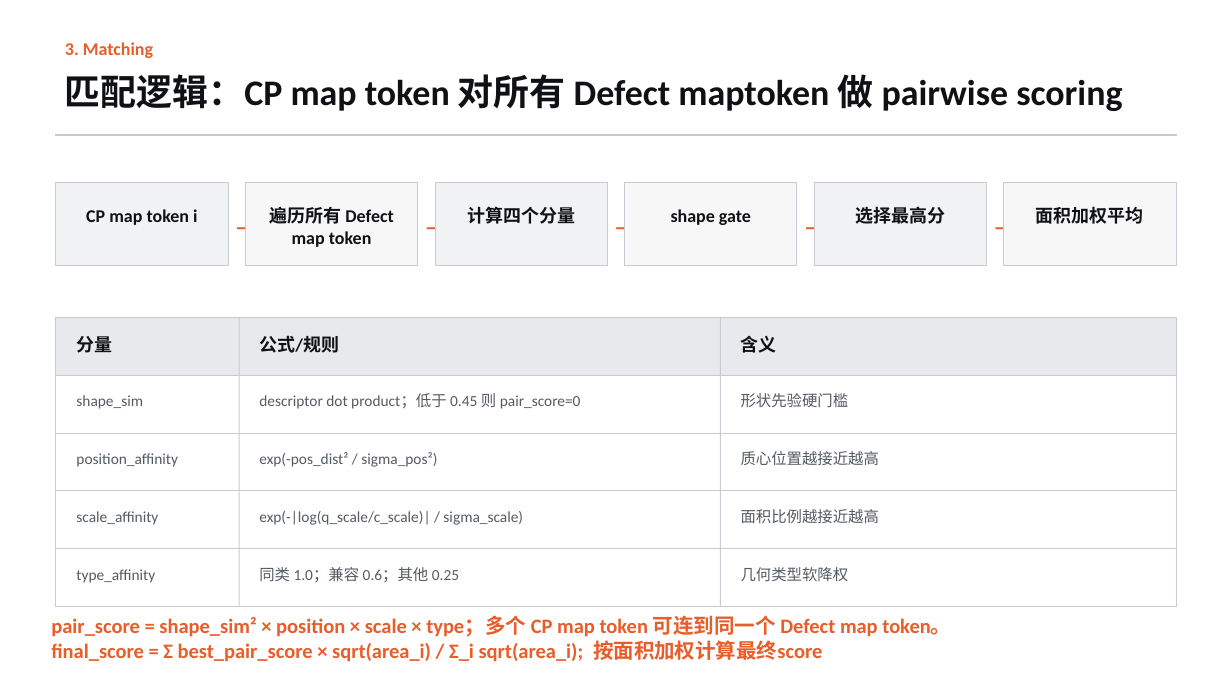
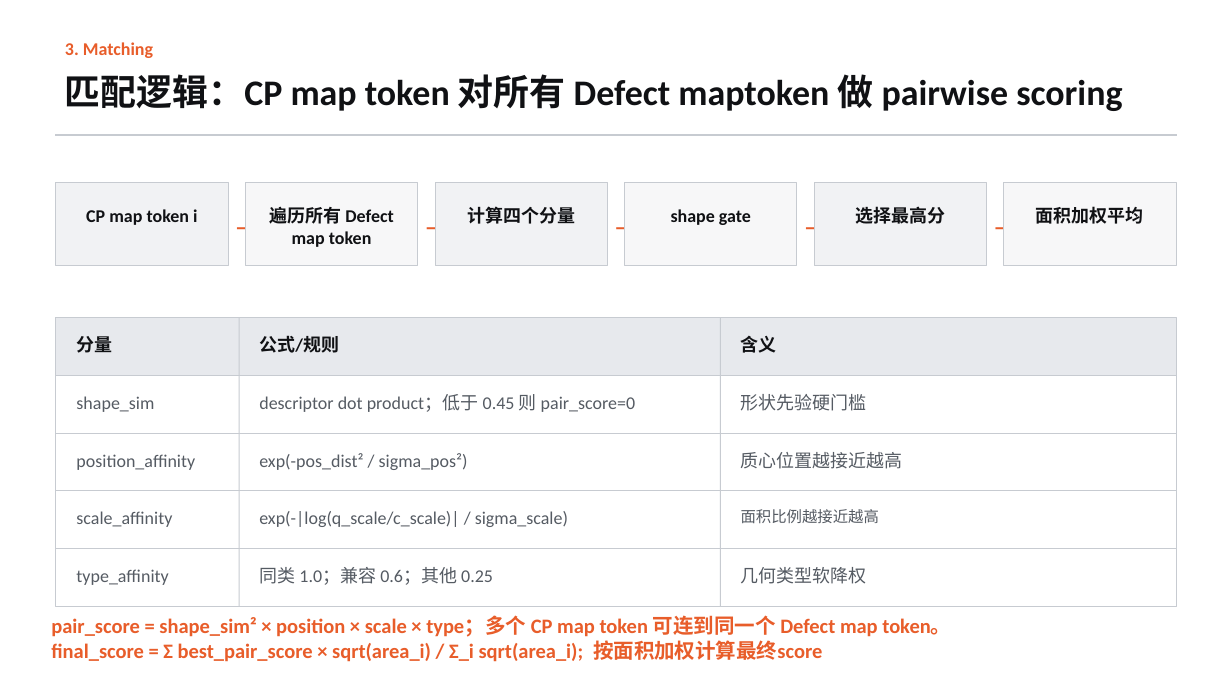
Before and after one commit to wkyKay/wbm-wdm-matching, a slide deck: slide 10 of wbm_wdm_matching_strategy.pptx. Drawn at 1232x693 pixels with LibreOffice and Linux fonts; fonts in the diff are those of the drawing. Boxes give left, top, right and bottom in pixels: in the first picture for what was removed or moved away, otherwise in the second. Text is boxed around its words. In the diff, an @@ line names an element or a change of style, - is before the commit and + after.

```diff
--- a/wbm_wdm_matching_strategy.pptx
+++ b/wbm_wdm_matching_strategy.pptx
@@ size 12 to 14 pt in 11 elements at bbox=[76, 396, 154, 412], bbox=[259, 394, 635, 412], bbox=[741, 394, 867, 411], bbox=[76, 454, 195, 470], bbox=[259, 453, 468, 470], bbox=[741, 452, 903, 469], bbox=[76, 511, 172, 527], bbox=[259, 511, 568, 527], bbox=[76, 569, 168, 585], bbox=[259, 567, 493, 585], bbox=[741, 567, 867, 584] @@
```
Also in this commit, not shown: 5 other slides changed, 1 other file.
